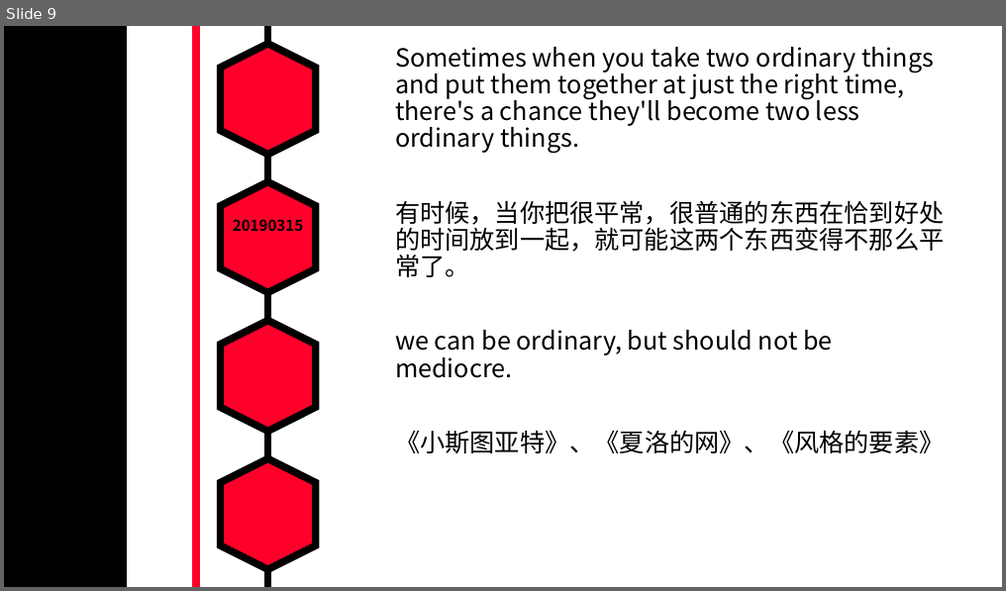
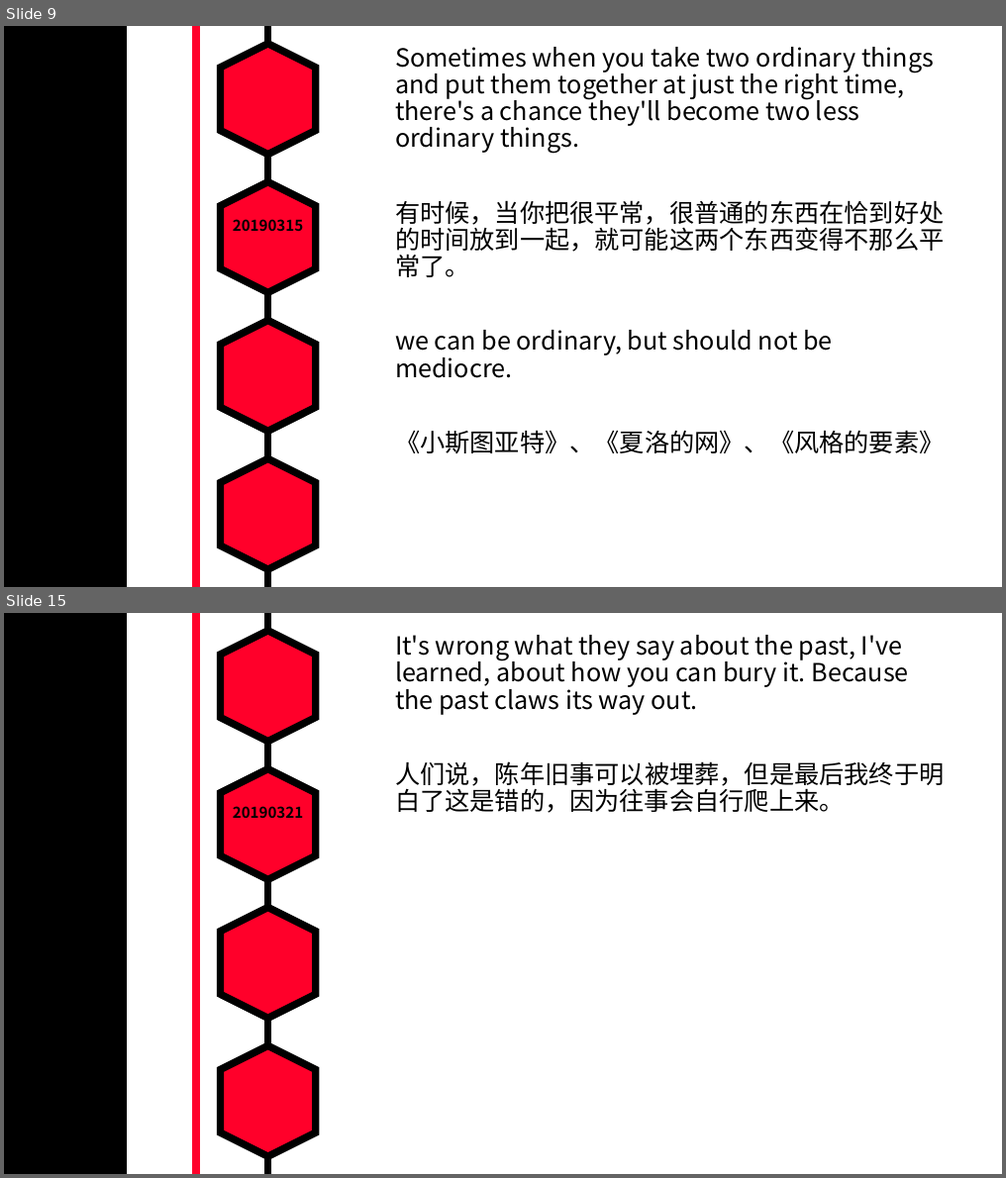
Before and after one commit to MarkShen1992/PPT-template, a slide deck: morning reading/iridescent english sentenses.pptx. Shown one above the other, each under a label of ours: slide 9 before the commit, slides 9 and 15 after it; the slides between them are not shown. The pictures are 1006x591 and 1006x1178 pixels, drawn with LibreOffice and Linux fonts; fonts in the diff are those of the drawing. Boxes give left, top, right and bottom in pixels: in the first picture for what was removed or moved away, otherwise in the second. Text is boxed around its words. In the diff, an @@ line names an element or a change of style, - is before the commit and + after.

```diff
--- a/morning reading/iridescent english sentenses.pptx
+++ b/morning reading/iridescent english sentenses.pptx
@@ slide 15 added at bbox=[4, 613, 1002, 1174], background #FFFFFF; not listed: 7 template elements that a slide beside it also shows @@
@@ text added at bbox=[395, 635, 944, 813], 24 pt, text #000000 @@
+It's wrong what they say about the past, I've learned, about how you can bury it. Because the past claws its way out.
+人们说，陈年旧事可以被埋葬，但是最后我终于明白了这是错的，因为往事会自行爬上来。
@@ text added at bbox=[233, 806, 303, 819], 14.4 pt, text #000000, bold @@
+20190321
```
Also in this commit, not shown: 12 slides changed, 1 other slide added.
